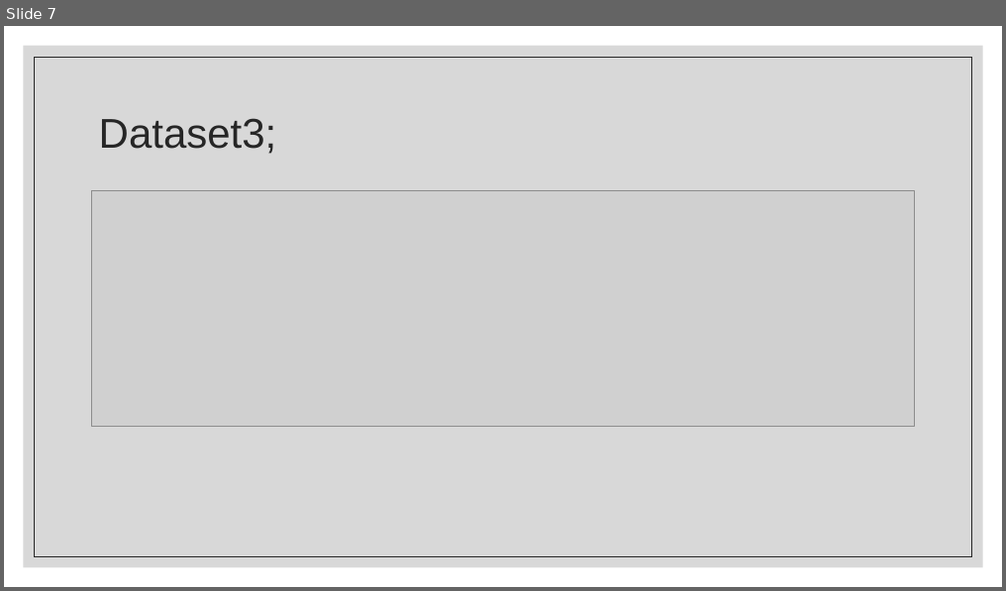
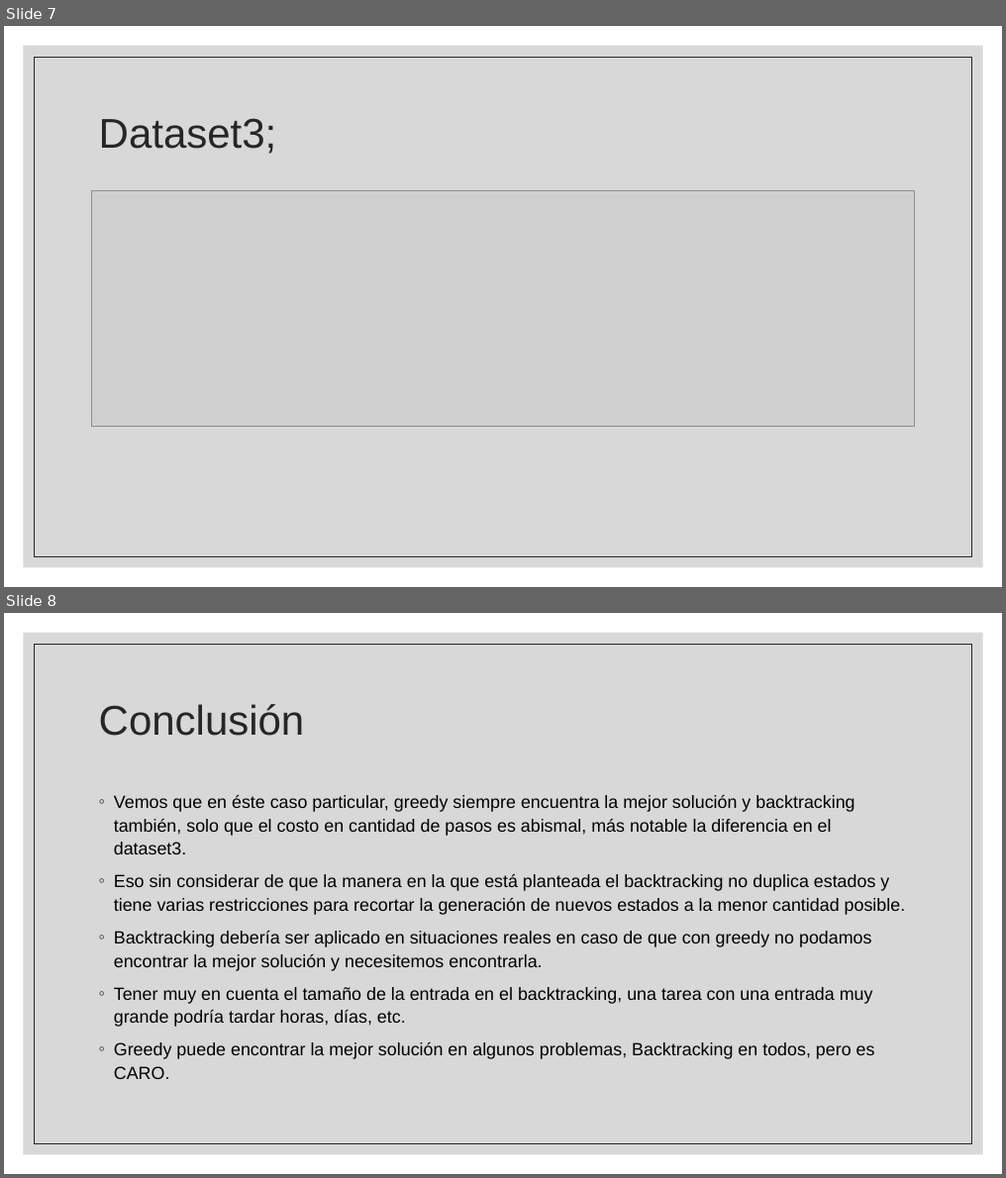
Before and after one commit to Skpone/Programacion-3-TPE, a slide deck: main/Informe.pptx. Shown one above the other, each under a label of ours: slide 7 before the commit, slides 7 and 8 after it. The pictures are 1006x591 and 1006x1178 pixels, drawn with LibreOffice and Linux fonts; fonts in the diff are those of the drawing; grey boxes stand for pictures. Boxes give left, top, right and bottom in pixels: in the first picture for what was removed or moved away, otherwise in the second. Text is boxed around its words. In the diff, an @@ line names an element or a change of style, - is before the commit and + after.

Commit message:
agregamos conclusion al informe

```diff
--- a/main/Informe.pptx
+++ b/main/Informe.pptx
@@ slide 8 added at bbox=[4, 613, 1002, 1174], background #FFFFFF; not listed: 2 template elements that a slide beside it also shows @@
@@ title added at bbox=[99, 704, 305, 736], 40 pt, text #262626 @@
+Conclusión
@@ text added at bbox=[114, 795, 906, 1079], 17 pt, text #000000 @@
+◦ Vemos que en éste caso particular, greedy siempre encuentra la mejor solución y backtracking también, solo que el costo en cantidad de pasos es abismal, más notable la diferencia en el dataset3.
+◦ Eso sin considerar de que la manera en la que está planteada el backtracking no duplica estados y tiene varias restricciones para recortar la generación de nuevos estados a la menor cantidad posible.
+◦ Backtracking debería ser aplicado en situaciones reales en caso de que con greedy no podamos encontrar la mejor solución y necesitemos encontrarla.
+◦ Tener muy en cuenta el tamaño de la entrada en el backtracking, una tarea con una entrada muy grande podría tardar horas, días, etc.
+◦ Greedy puede encontrar la mejor solución en algunos problemas, Backtracking en todos, pero es CARO.
```
